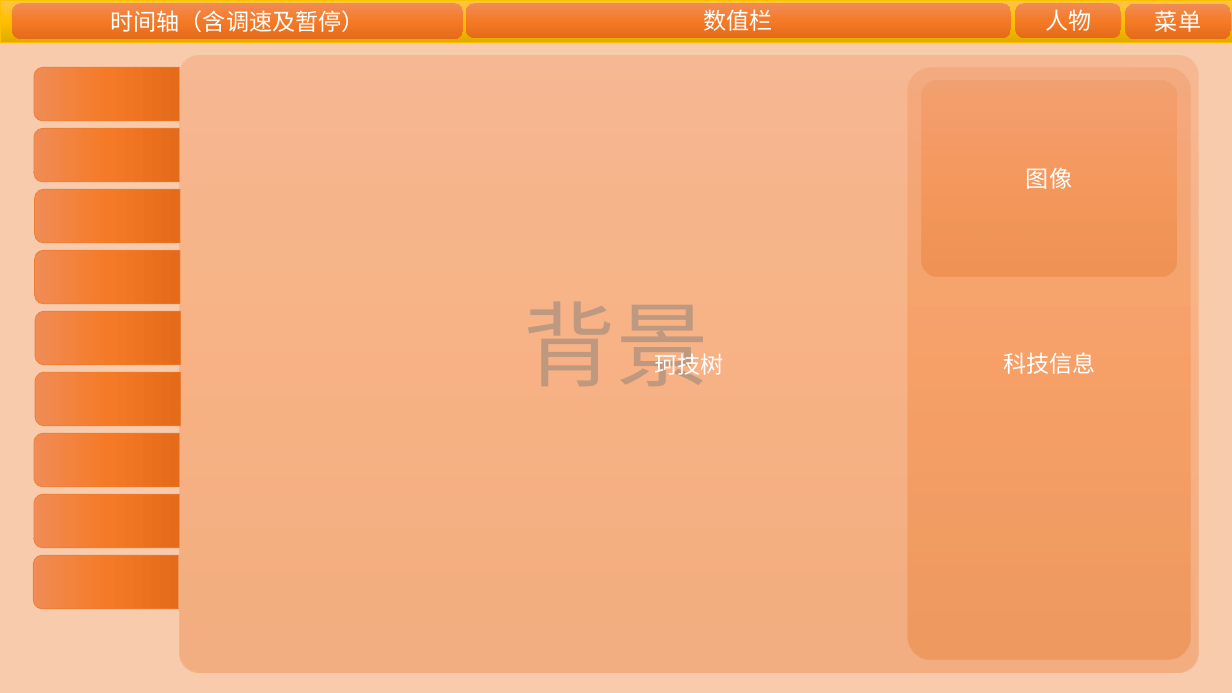
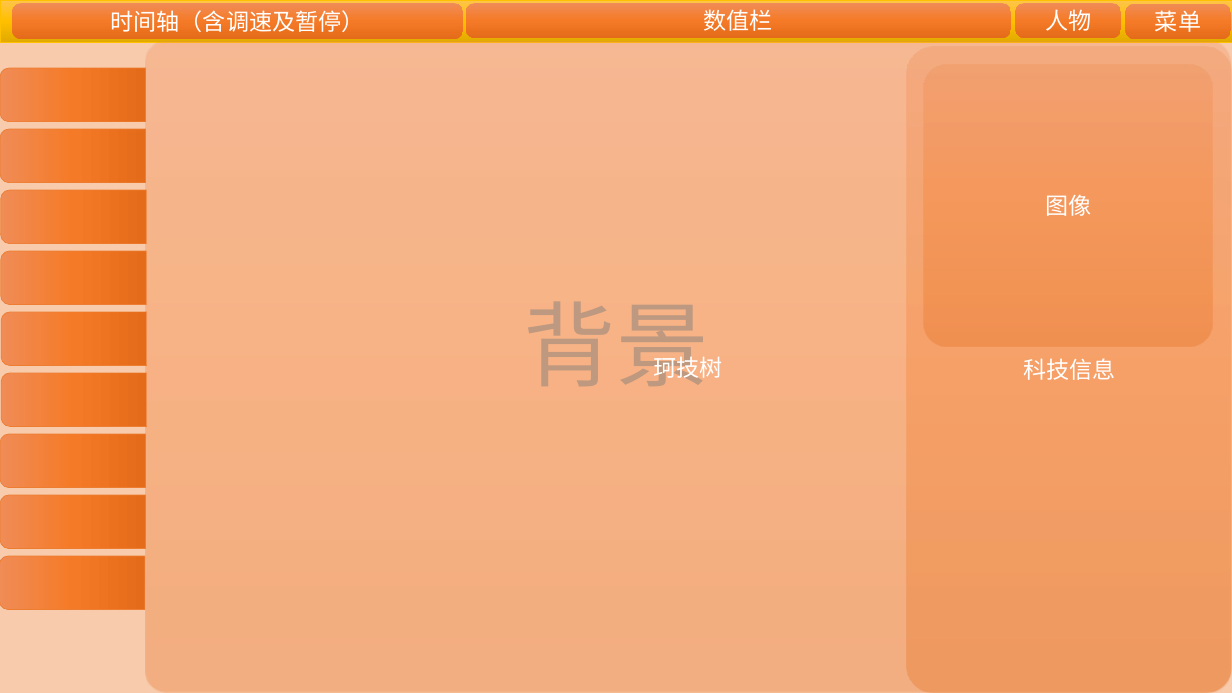
Before and after one commit to CommonAnts/OIASG, a slide deck: slide 9 of docs/界面布局.pptx. Drawn at 1232x693 pixels with LibreOffice and Linux fonts; fonts in the diff are those of the drawing. Boxes give left, top, right and bottom in pixels: in the first picture for what was removed or moved away, otherwise in the second. Text is boxed around its words. In the diff, an @@ line names an element or a change of style, - is before the commit and + after.

```diff
--- a/docs/界面布局.pptx
+++ b/docs/界面布局.pptx
@@ rounded rectangle "珂技树": place and size @@
-rounded rectangle "珂技树" at [179,55,1198,672]
+rounded rectangle "珂技树" at [145,43,1231,693]
@@ rounded rectangle "科技信息": place and size @@
-rounded rectangle "科技信息" at [909,67,1191,660]
+rounded rectangle "科技信息" at [908,46,1232,693]
@@ rounded rectangle "图像": place and size @@
-rounded rectangle "图像" at [922,80,1177,276]
+rounded rectangle "图像" at [924,65,1214,347]
@@ 9 round same rects: place and size @@
-9 round same rects at [34,67,181,609]
+9 round same rects at [0,68,146,610]
```
Also in this commit, not shown: 2 other slides changed, 2 slides added, 1 slide removed, 15 other files.
